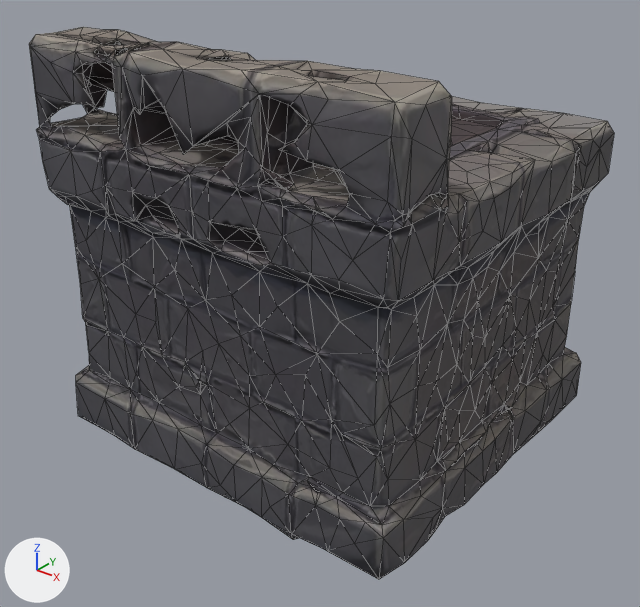
Renders of the FBX model Assets/_DOB/04.Art/Models/Environment/SM_Env_CookingRange.fbx from each side of a commit.
The view is the same before and after, from a 50 mm lens placed at (1.117, -1.443, 1.175), pointed at (0.016, -0.067, 0.321). The axes (+X, +Y, +Z) are drawn at lower left. The lights are the same throughout. The older version comes first. Mesh edges are drawn as thin lines. Where no turn or scale is listed for an object, it has been applied to the vertices. Vertices at exactly the same position are counted once.

Script lines for the objects in view, before the commit:
```python
me_sm_env_cookingrange = bpy.data.meshes.new('SM_Env_CookingRange')
me_sm_env_cookingrange.from_pydata(...)  # 1545 vertices, 3278 faces; spans x -0.45..0.45, y -0.425..0.425, z 0.0..0.9
me_sm_env_cookingrange.materials.append(mat_m_env_cookingrange)
ob_sm_env_cookingrange = bpy.data.objects.new('SM_Env_CookingRange', me_sm_env_cookingrange)
ob_sm_env_cookingrange.location = (0.0, 0.0, 0.0)
```
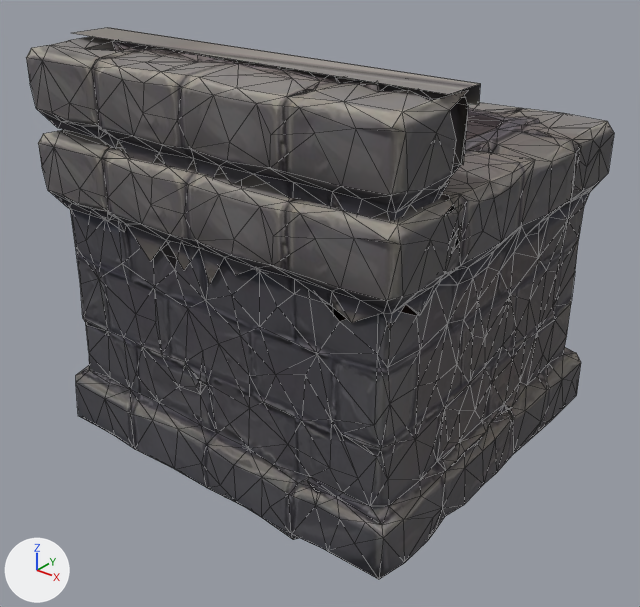
Commit message: fix(아트): 화구 뒤판의 찢어진 벽돌을 다시 짜 맞춤

Where the change shows, as pixel boxes (x1, y1, x2, y2) in the pictures (640 x 607 px):
'SM_Env_CookingRange', reshaped
    before: (29, 27, 614, 579)
    after: (26, 27, 614, 579)
part 1 of me_sm_env_cookingrange, added
    after: (38, 130, 462, 330)
part 2 of me_sm_env_cookingrange, added
    after: (26, 36, 469, 221)
part 3 of me_sm_env_cookingrange, added (mostly hidden)
    after: (120, 41, 468, 187)
part 4 of me_sm_env_cookingrange, reshaped
    before: (29, 27, 452, 322)
    after: (73, 27, 481, 105)

The change in detail:
me_sm_env_cookingrange is used by ob_sm_env_cookingrange; location (0.0, 0.0, 0.0).
me_sm_env_cookingrange had 1545 vertices, 3278 faces and spanned x -0.45..0.45, y -0.425..0.425, z 0.0..0.9.
me_sm_env_cookingrange now has 1481 vertices, 2840 faces and spans x -0.45..0.45, y -0.424..0.425, z 0.0..0.881.
me_sm_env_cookingrange part 1: a new loose piece of 166 vertices spanning x -0.448..0.445, y -0.424..-0.212, z 0.485..0.709, in mat_m_env_cookingrange.
me_sm_env_cookingrange part 2: a new loose piece of 159 vertices spanning x -0.448..0.445, y -0.424..-0.212, z 0.655..0.879, in mat_m_env_cookingrange.
me_sm_env_cookingrange part 3: a new loose piece of 67 vertices spanning x -0.448..0.445, y -0.251..-0.214, z 0.709..0.879, in mat_m_env_cookingrange.
me_sm_env_cookingrange part 4: 467 vertices removed from x -0.447..0.446, y -0.425..-0.25, z 0.547..0.9; 11 vertices added at x -0.448..0.445, y -0.3..-0.205, z 0.848..0.881.
